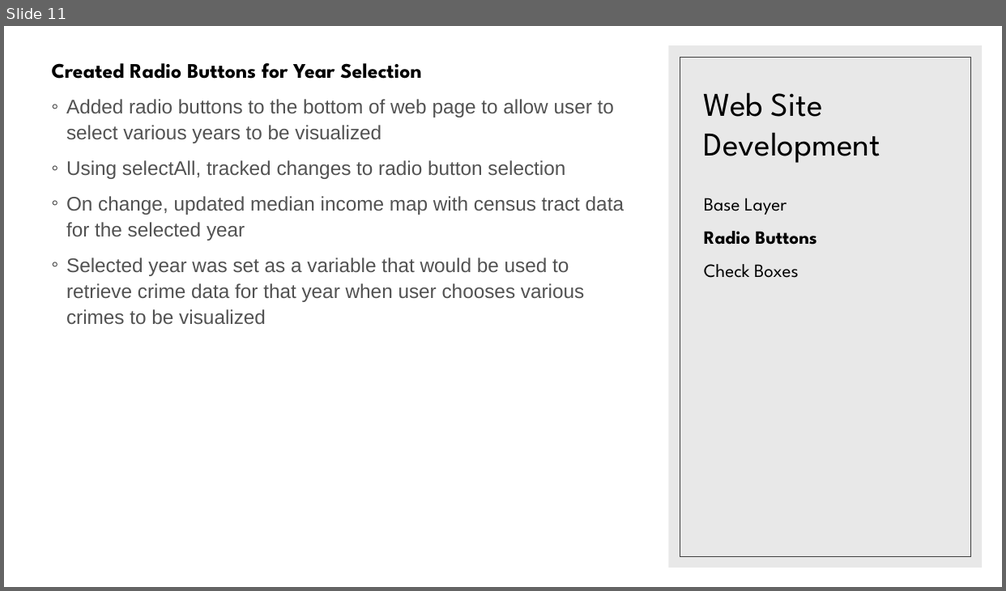
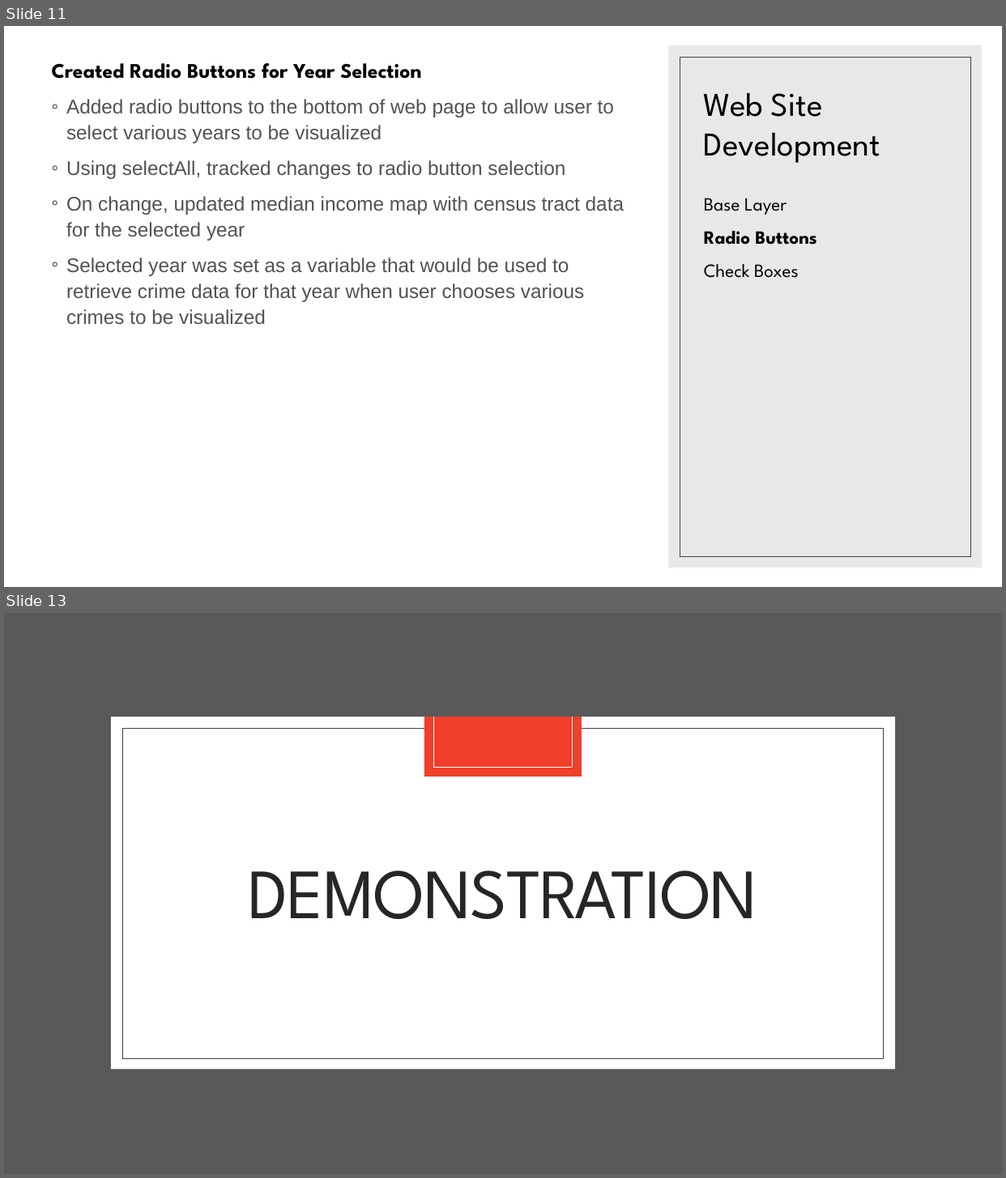
Before and after one commit to bsitati/Comparing-Annual-Median-Income-and-Annual-Crimes-in-Chicago, a slide deck: Files/Project_II.pptx. Shown one above the other, each under a label of ours: slide 11 before the commit, slides 11 and 13 after it; the slides between them are not shown. The pictures are 1006x591 and 1006x1178 pixels, drawn with LibreOffice and Linux fonts; fonts in the diff are those of the drawing. Boxes give left, top, right and bottom in pixels: in the first picture for what was removed or moved away, otherwise in the second. Text is boxed around its words. In the diff, an @@ line names an element or a change of style, - is before the commit and + after.

```diff
--- a/Files/Project_II.pptx
+++ b/Files/Project_II.pptx
@@ slide 13 added at bbox=[4, 613, 1002, 1174], background #FFFFFF @@
@@ rectangle added at bbox=[4, 613, 1002, 1174], fill #595959 @@
@@ rectangle added at bbox=[111, 717, 895, 1070], fill #FFFFFF @@
@@ rectangle added at bbox=[122, 728, 884, 1059], outline #404040 0.5 pt @@
@@ rectangle added at bbox=[424, 717, 582, 777], fill #F03F2B @@
@@ line added from (434, 717) to (434, 767), #FFFFFF 0.5 pt @@
@@ line added from (572, 717) to (572, 767), #FFFFFF 0.5 pt @@
@@ line added from (434, 767) to (572, 767), #FFFFFF 0.5 pt @@
@@ title added at bbox=[249, 871, 758, 919], 68 pt, text #262626 @@
+DEMONSTRATION
```
Also in this commit, not shown: 2 slides changed, 2 other slides added.
